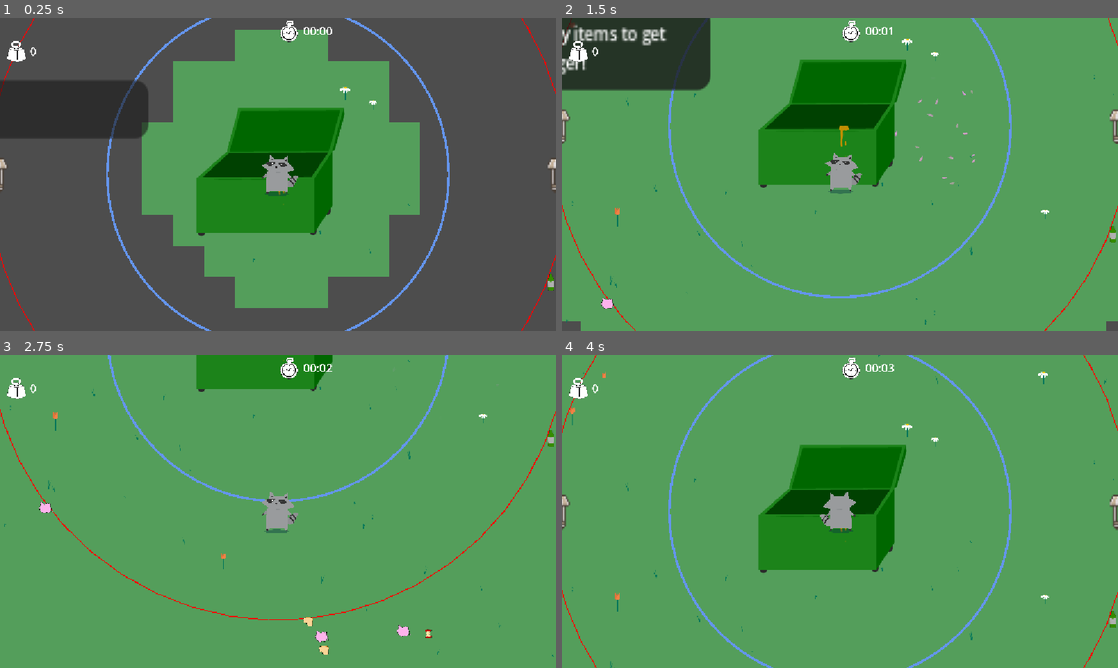
Above: before the commit, frames 1-4 (two rows, left to right).
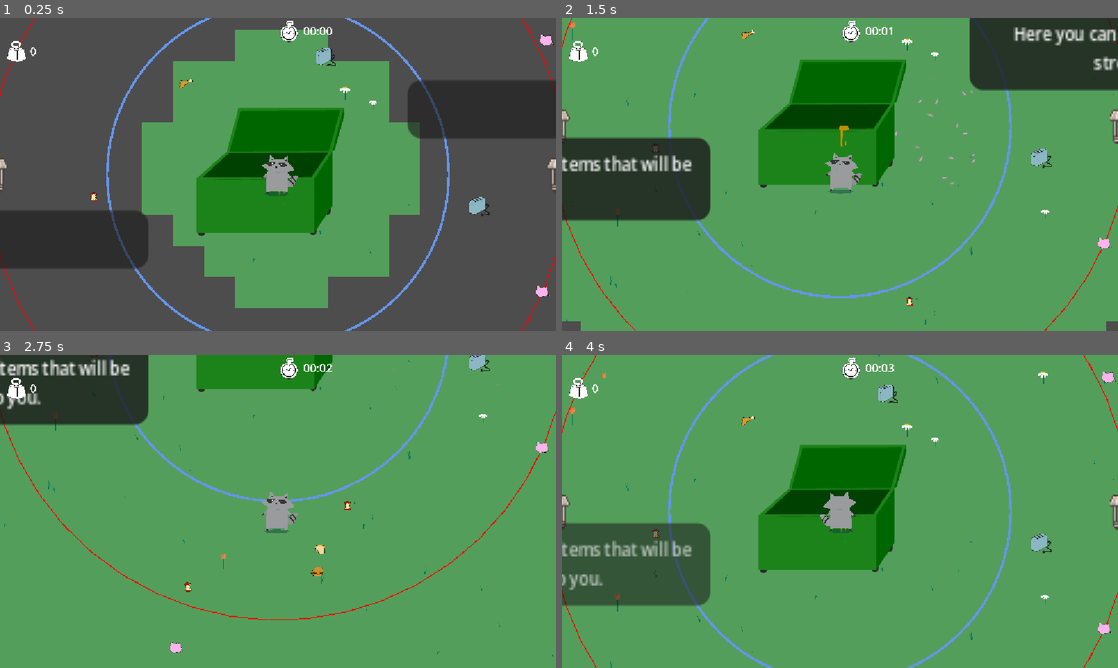
Above: after the commit, the same moments.

Repository: Lu-ni/upsi-jam-6
Game: Godot game, scene res://scenes/World.tscn
Two runs of this game, one before a commit and one after it. Both use one fixed random seed, a clock stepped at 60 frames per second and the inputs below. The engine's default icon, where the game draws it, is replaced by a stand-in: a white triangle on a blue panel in a dark square.
Inputs (mouse positions are in pixels of both pictures, inside the frame that each line leads up to):
- Up to frame 1 (0.25 s): no input
- Up to frame 2 (1.5 s): tap Enter at 0.5 s; move the mouse to (962, 158) at 0.52 s; hold Right (shop_right) 0.53-1.28 s; tap E (petals) at 0.6 s; tap Down (shop_buy) at 0.77 s; move the mouse to (728, 190) at 1.27 s; hold S (ui_down) from 1.28 s (still down); tap O at 1.35 s
- Up to frame 3 (2.75 s): tap Down (shop_buy) at 1.52 s; move the mouse to (333, 442) at 2.02 s; release S (ui_down) at 2.03 s; hold Right (shop_right) from 2.03 s (still down); tap P at 2.1 s
- Up to frame 4 (4 s): tap Space at 2.75 s; move the mouse to (812, 574) at 2.77 s; release Right (shop_right) at 2.78 s; hold W (ui_up) 2.78-3.53 s; tap X at 2.85 s; tap Down (shop_buy) at 3.02, 3.77 s; move the mouse to (1006, 558) at 3.52 s; hold Left (shop_left) from 3.53 s (still down); tap R at 3.6 s

The runs differ from the first frame. In frame 1, 15% of the frame differs, in the area x 0-100%, y 5-90%; in frame 2, 20%, in the area x 0-100%, y 0-93%; in frame 3, 6.6%; in frame 4, 7.6%.

Commit message:
fix bug + generate full map objects

Diff:
--- a/scripts/base_spawner.gd
+++ b/scripts/base_spawner.gd
@@ -8,11 +8,13 @@
 const CIRCLE_RADIUS   := int(LOOKUP_SIZE * 2)
 const SEARCH_RADIUS   := 2000
 const SEARCH_ATTEMPTS := 500
-const DROP_COUNT      := 50
-const DROP_SPREAD     := 400
+
+const DROP_MAX_RADIUS       := CIRCLE_RADIUS * 3
+const DROP_SPAWN_CHANCE_MIN := 0.0    # probability right at the heap
+const DROP_SPAWN_CHANCE_MAX := 0.35   # probability at DROP_MAX_RADIUS and beyond
 
 const SHOP_SCENE            := preload("res://scenes/Shop.tscn")
-const CRAFT_SCENE            := preload("res://scenes/Craft.tscn")
+const CRAFT_SCENE           := preload("res://scenes/Craft.tscn")
 const HEAP_OF_GARBAGE_SCENE := preload("res://scenes/HeapOfGarbage.tscn")
 const DROP_SCENE            := preload("res://scenes/Drop.tscn")
 
@@ -20,8 +22,10 @@
 #  State
 # ─────────────────────────────────────────
 
-var _world_map : Node    = null
-var _marker    : Node2D  = null
+var _world_map     : Node    = null
+var _marker        : Node2D  = null
+var _base_spot     : Vector2 = Vector2.INF
+var _spawned_chunks : Dictionary = {}   # chunk_coord -> true, never re-seeded
 
 # ─────────────────────────────────────────
 #  Lifecycle
@@ -41,17 +45,30 @@
 
 	print("BaseSpawner: player -> ", _get_player())
 
-	var spot := _find_grass_spot()
-	print("BaseSpawner: spot found -> ", spot)
-
-	if spot == Vector2.INF:
+	_base_spot = _find_grass_spot()
+	print("BaseSpawner: spot found -> ", _base_spot)
+
+	if _base_spot == Vector2.INF:
 		push_error("BaseSpawner: no pure-grass spot found after %d attempts." % SEARCH_ATTEMPTS)
 		return
 
-	_draw_marker(spot)
-	_spawn_scenes(spot)
-	_spawn_drops(spot)
-	_teleport_player(spot)
+	_draw_marker(_base_spot)
+	_spawn_scenes(_base_spot)
+	_teleport_player(_base_spot)
+
+	# Wait one frame so the player has moved and WorldMap has emitted its first
+	# player_changed_chunk — then connect so every future chunk crossing seeds drops.
+	await get_tree().process_frame
+	PlayerManager.player_changed_chunk.connect(_on_player_changed_chunk)
+	# Seed the initial visible area straight away.
+	_spawn_drops()
+
+# ─────────────────────────────────────────
+#  Signal handler
+# ─────────────────────────────────────────
+
+func _on_player_changed_chunk() -> void:
+	_spawn_drops()
 
 # ─────────────────────────────────────────
 #  Search
@@ -66,9 +83,6 @@
 			rng.randf_range(-SEARCH_RADIUS, SEARCH_RADIUS),
 			rng.randf_range(-SEARCH_RADIUS, SEARCH_RADIUS)
 		)
-		var biome : String = _world_map.get_biome_at(candidate)
-		if i < 5:
-			print("BaseSpawner: attempt %d candidate=%s biome=%s" % [i, candidate, biome])
 		if _is_all_grass(candidate):
 			return candidate
 
@@ -98,25 +112,77 @@
 	add_child(shop)
 	print("BaseSpawner: Shop spawned at ", shop.global_position)
 
-	var craft := SHOP_SCENE.instantiate()
+	var craft := CRAFT_SCENE.instantiate()
 	craft.global_position = spot + Vector2(-CIRCLE_RADIUS, 0)
 	add_child(craft)
-	print("BaseSpawner: Shop spawned at ", shop.global_position)
-
-func _spawn_drops(spot: Vector2) -> void:
-	var rng := RandomNumberGenerator.new()
+	print("BaseSpawner: Craft spawned at ", craft.global_position)
+
+# ─────────────────────────────────────────
+#  Drop Spawning  (called every chunk crossing)
+# ─────────────────────────────────────────
+
+func _spawn_drops() -> void:
+	var player := _get_player()
+	if not player:
+		return
+
+	var chunk_size : int = _world_map.get_chunk_size()
+	var view_dist  : int = _world_map.get_view_distance()
+	var rng        := RandomNumberGenerator.new()
 	rng.randomize()
 
-	for i in range(DROP_COUNT):
-		var angle    : float = rng.randf_range(0.0, TAU)
-		var distance : float = rng.randf_range(float(CIRCLE_RADIUS), float(CIRCLE_RADIUS) + DROP_SPREAD)
-		var offset   := Vector2(cos(angle), sin(angle)) * distance
-
-		var drop := DROP_SCENE.instantiate()
-		drop.global_position = spot + offset
-		add_child(drop)
-
-	print("BaseSpawner: %d drops spawned around %s" % [DROP_COUNT, spot])
+	# Centre the scan on the PLAYER's current chunk so newly loaded
+	# chunks at the edge of view are always covered.
+	var player_chunk := Vector2(
+		floor(player.global_position.x / chunk_size),
+		floor(player.global_position.y / chunk_size)
+	)
+
+	var total := 0
+
+	for cx in range(-view_dist, view_dist + 1):
+		for cy in range(-view_dist, view_dist + 1):
+			var chunk_coord  := player_chunk + Vector2(cx, cy)
+
+			# Never re-seed a chunk we already visited.
+			if _spawned_chunks.has(chunk_coord):
+				continue
+			_spawned_chunks[chunk_coord] = true
+
+			var chunk_world  := chunk_coord * chunk_size
+			var chunk_center := chunk_world + Vector2(chunk_size, chunk_size) * 0.5
+
+			# Distance from this chunk to the HEAP (not the player).
+			var dist := chunk_center.distance_to(_base_spot)
+
+			# Linear ramp 0→MAX up to DROP_MAX_RADIUS, flat cap beyond.
+			var t      := minf(dist / float(DROP_MAX_RADIUS), 1.0)
+			var chance := lerpf(DROP_SPAWN_CHANCE_MIN, DROP_SPAWN_CHANCE_MAX, t)
+
+			if rng.randf() > chance:
+				continue
+
+			# One candidate position per chunk, random inside the chunk.
+			var candidate := Vector2(
+				chunk_world.x + rng.randf_range(0.0, float(chunk_size)),
+				chunk_world.y + rng.randf_range(0.0, float(chunk_size))
+			)
+
+			var biome : String = _world_map.get_biome_at(candidate)
+			if biome == "ocean":
+				continue
+
+			# Sand spawns freely; grass is rarer.
+			if biome == "grass" and rng.randf() < 0.6:
+				continue
+
+			var drop := DROP_SCENE.instantiate()
+			drop.global_position = candidate
+			add_child(drop)
+			total += 1
+
+	if total > 0:
+		print("BaseSpawner: %d drops spawned (player at chunk %s)" % [total, player_chunk])
 
 # ─────────────────────────────────────────
 #  Marker Drawing
@@ -126,12 +192,10 @@
 	if _marker:
 		_marker.queue_free()
 
-	# Draw directly on this node so global_position is world_pos
 	_marker = Node2D.new()
 	_marker.position = world_pos
 	add_child(_marker)
 
-	# Use a script on the marker itself to draw
 	var canvas := _MarkerCanvas.new()
 	canvas.circle_radius = CIRCLE_RADIUS
 	canvas.position = Vector2.ZERO
--- a/scripts/player.gd
+++ b/scripts/player.gd
@@ -10,12 +10,12 @@
 func _ready() -> void:
 	PlayerManager.player = self
 	Signals.stat_upgraded.connect(_on_stat_upgraded)
+	PlayerManager.biome_in.connect(_toggle_swimming)
 
 func _on_stat_upgraded(stat: int, amount: float) -> void:
 	match stat:
 		PlayerInfo.Stat.SPEED:
 			speed += amount
-	PlayerManager.biome_in.connect(_toggle_swimming)
 
 var is_swimming : bool = false
 func _toggle_swimming(biome : String):
@@ -48,7 +48,7 @@
 		bob_time += delta * squish_frequency
 		var squish = abs(sin(bob_time)) * squish_amount
 		$AnimatedSprite2D.scale.y = 0.1 - 2 * squish
-	else:
+	elif not is_swimming:
 		play_animation("idle", last_direction)
 		bob_time += delta * squish_frequency
 		var squish = abs(sin(bob_time)) * squish_amount
